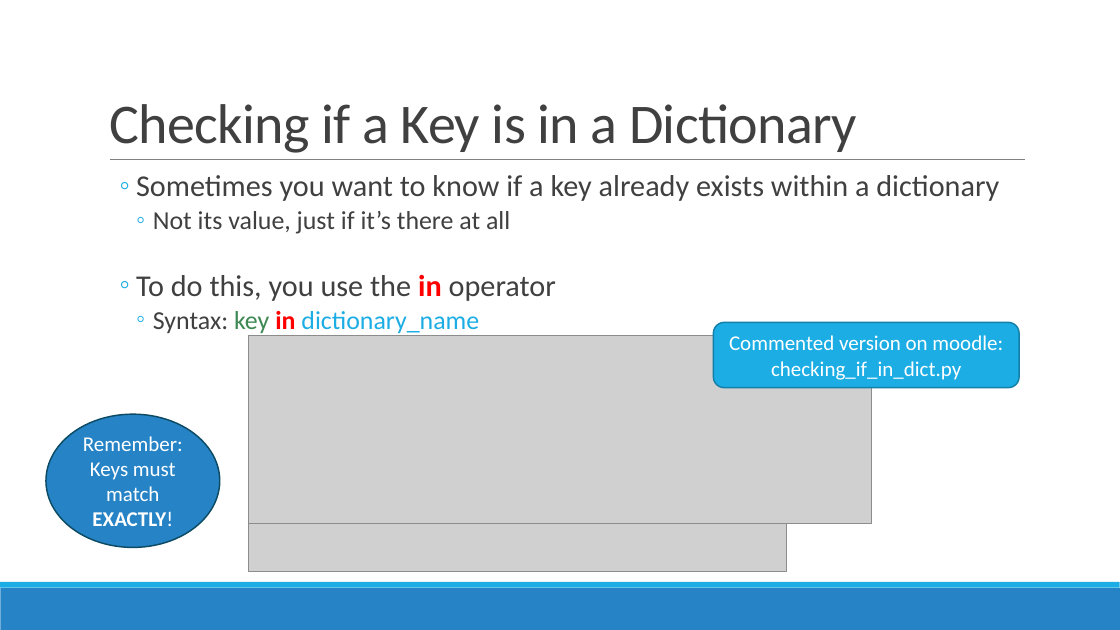
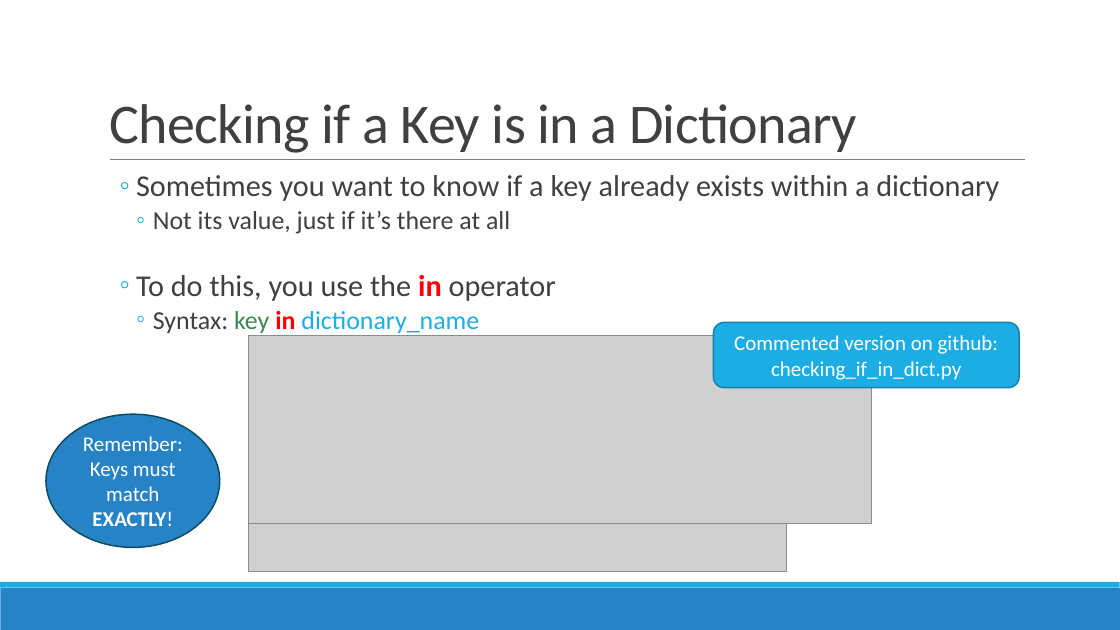
Before and after one commit to mgraham-dkit/OOP_Notes_Exercises_2025-26, a slide deck: slide 13 of Notes/1) Introducing Dictionaries.pptx. Drawn at 1120x630 pixels with LibreOffice and Linux fonts; fonts in the diff are those of the drawing; grey boxes stand for pictures. Boxes give left, top, right and bottom in pixels: in the first picture for what was removed or moved away, otherwise in the second. Text is boxed around its words. In the diff, an @@ line names an element or a change of style, - is before the commit and + after.

```diff
--- a/Notes/1) Introducing Dictionaries.pptx
+++ b/Notes/1) Introducing Dictionaries.pptx
@@ text in rounded rectangle at [734,335,998,354]: text changed @@
-Commented version on moodle:
+Commented version on github:
```
Also in this commit, not shown: 5 other slides changed.
